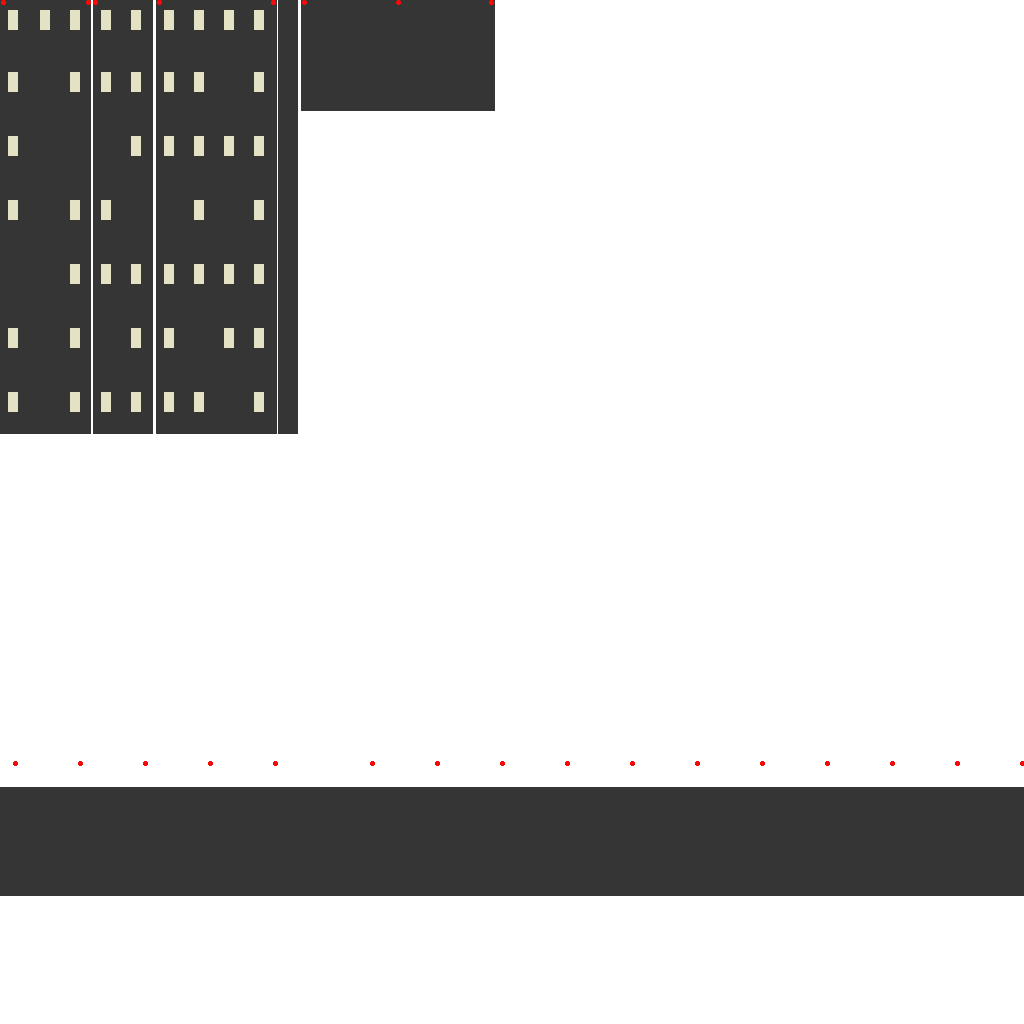
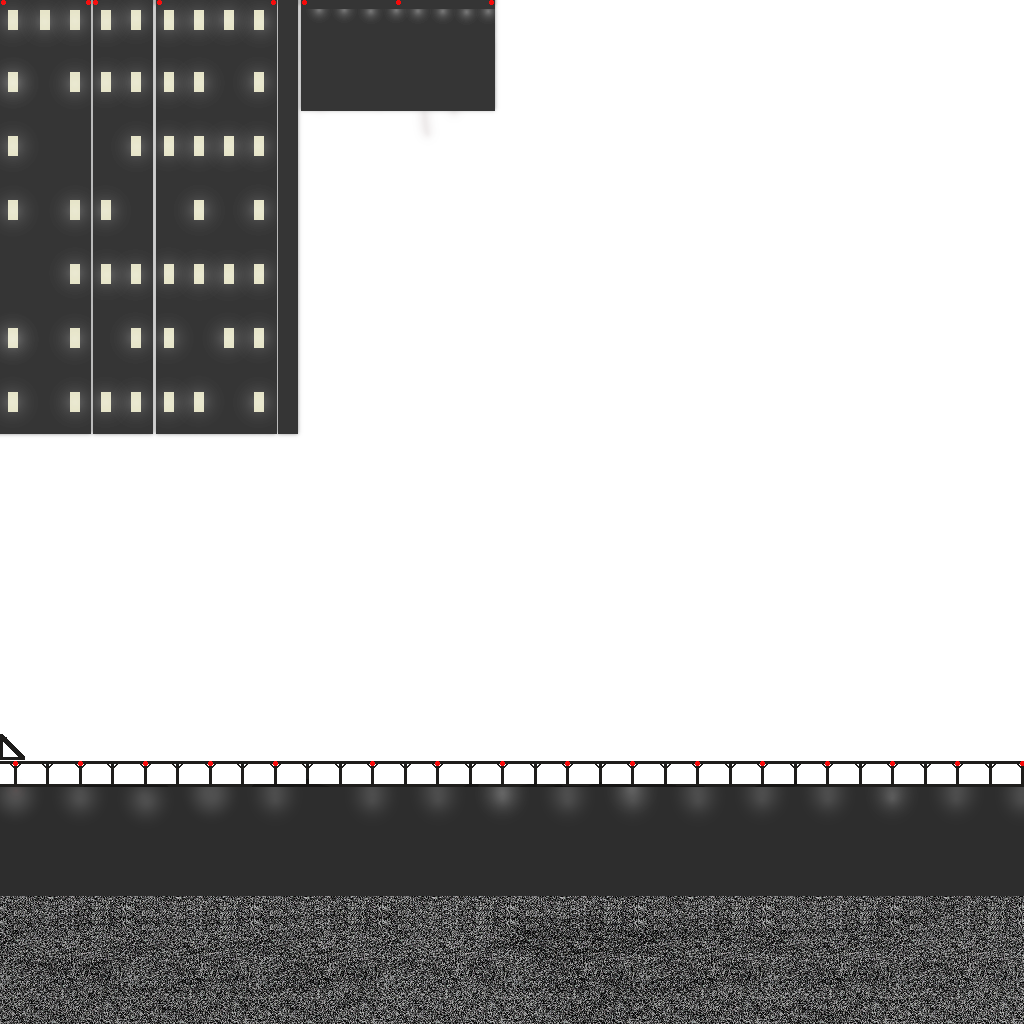
The second 1024 x 1024 image is a revision of the first. Changes to its layers:
removed layer "Lightmap" over [1, 0, 1021, 766]
renamed "Lightmap2" to "Lightmap", painted on it over [0, 0, 1024, 896]
showed "Texture", painted on it over [0, 0, 1024, 1024]
